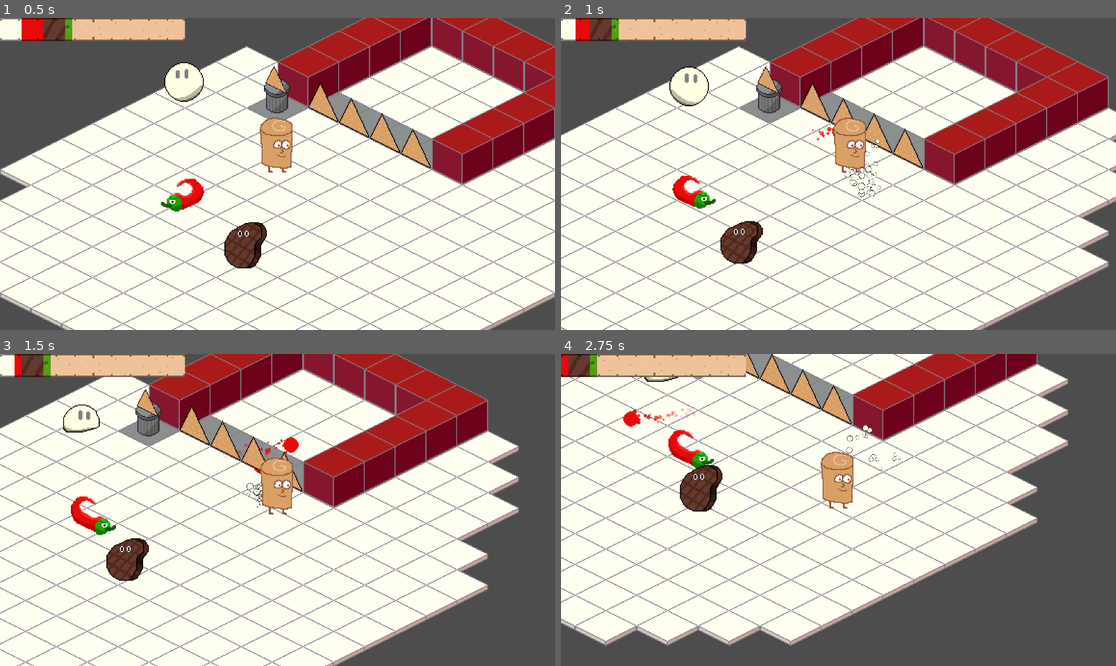
Above: before the commit, frames 1-4 (two rows, left to right).
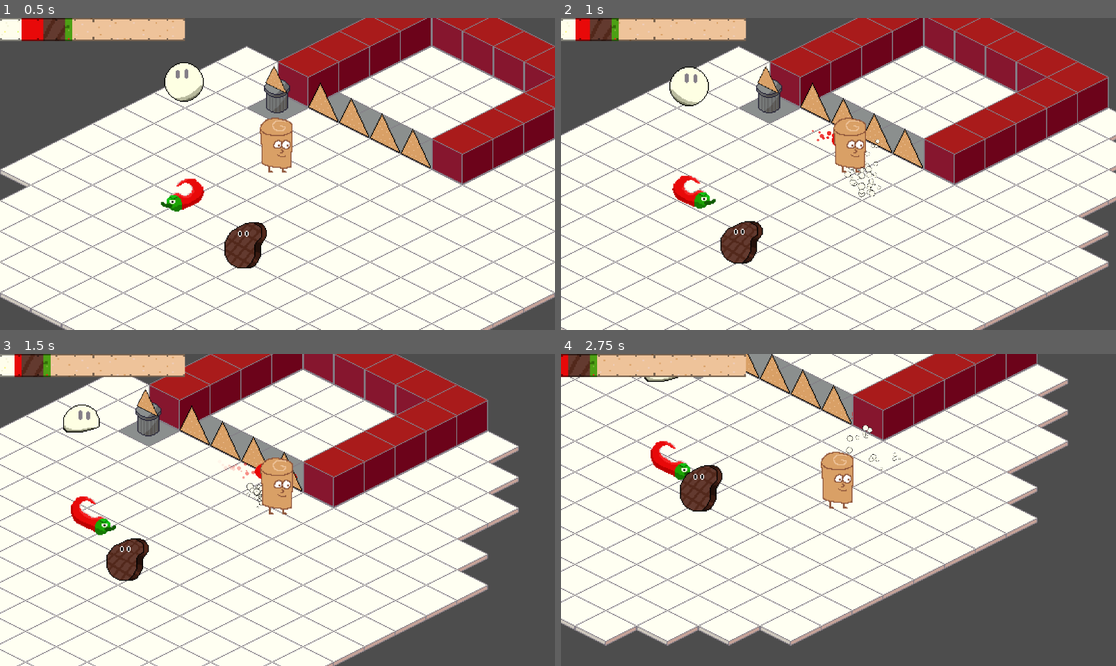
Above: after the commit, the same moments.

Repository: JordanLevy/LudumDare54
Game: Godot game, scene res://Scenes/Game.tscn
Same seed, same stepped clock (60 frames per second), same inputs: the game is played once before the commit and once after it.
Inputs (mouse positions are in pixels of both pictures, inside the frame that each line leads up to):
- Up to frame 1 (0.5 s): no input
- Up to frame 2 (1 s): move the mouse to (960, 158) at 0.52 s; hold Right (ui_right) from 0.53 s (still down); click (960, 158) at 0.6 s; right-click (960, 158) at 0.8 s
- Up to frame 3 (1.5 s): move the mouse to (166, 525) at 1.27 s; release Right (ui_right) at 1.28 s; hold Down (ui_down) from 1.28 s (still down); right-click (166, 525) at 1.35 s
- Up to frame 4 (2.75 s): click (727, 525) at 1.55 s; move the mouse to (894, 441) at 2.02 s; release Down (ui_down) at 2.03 s; hold Right (ui_right) from 2.03 s (still down); click (894, 441) at 2.1 s; right-click (894, 441) at 2.3 s

Frame 1 is identical in both runs. In frame 2, less than 0.1% of the frame differs, in the area x 45-50%, y 34-42%; in frame 3, 0.3%; in frame 4, 1.1%, in the area x 11-53%, y 17-41%.

Commit message:
Projectile trajectories account for player_offset

Diff:
--- a/Scripts/CreamProjectile.gd
+++ b/Scripts/CreamProjectile.gd
@@ -6,12 +6,16 @@
 var player: Player
 
 func _ready():
-	knockback = 10
 	player_offset = Vector2(0, -20)
+	damage = 5
+	knockback = 7
+	speed = 1
 	ingredient_type = GlobalManager.IngredientType.CREAM
 	player = get_tree().get_root().get_node("Node2D/Player")
 	position = player.position + player_offset
 	rotation = atan2(player.mouse_position.y - position.y, player.mouse_position.x - position.x)
+	velocity = Vector2(cos(rotation), sin(rotation)).normalized() * speed
+
 
 func on_hit():
 	pass
--- a/Scripts/PlayerController.gd
+++ b/Scripts/PlayerController.gd
@@ -24,7 +24,6 @@
 
 var ingredients: Array[int]
 var monster_rewards: Array[int]
-var projectile_speed: Array[float]
 var projectile_cost: int = 5
 
 var death_timer: Timer
@@ -35,7 +34,6 @@
 	death_timer = get_node("DeathTimer")
 	ingredients = [15, 15, 15, 5]
 	monster_rewards = [20, 15, 10, 0]
-	projectile_speed = [1, 150, 150, 150]
 	GlobalManager.monster_killed.connect(on_monster_killed)
 	emit_signal("ingredients_changed", ingredients)
 
@@ -117,10 +115,10 @@
 	emit_signal("ingredients_changed", ingredients)
 
 func shoot(ingredient: GlobalManager.IngredientType):
-	var direction = (mouse_position - global_position).normalized()
+
 	var instance = projectile_prefabs[ingredient].instantiate()
+	instance.target = mouse_position
 	instance.global_position = global_position
-	instance.velocity = direction * projectile_speed[ingredient]
 	get_parent().add_child(instance)
 
 
--- a/Scripts/Projectile.gd
+++ b/Scripts/Projectile.gd
@@ -5,6 +5,8 @@
 var player_offset = Vector2.ZERO
 var damage = 5
 var knockback = 2
+var speed = 2
+var target = Vector2.ZERO
 var ingredient_type = GlobalManager.IngredientType.PLAIN
 
 func _physics_process(delta):
--- a/Scripts/SpiceProjectile.gd
+++ b/Scripts/SpiceProjectile.gd
@@ -5,11 +5,14 @@
 var player: Player
 
 func _ready():
+	player_offset = Vector2(0, -40)
+	damage = 5
 	knockback = 2
-	player_offset = Vector2(0, -40)
-	ingredient_type = GlobalManager.IngredientType.CREAM
+	speed = 150
+	ingredient_type = GlobalManager.IngredientType.SPICE
 	player = get_tree().get_root().get_node("Node2D/Player")
 	move_and_collide(player_offset)
+	velocity = (target - global_position).normalized() * speed
 
 func _on_despawn_timer_timeout():
 	despawn()
